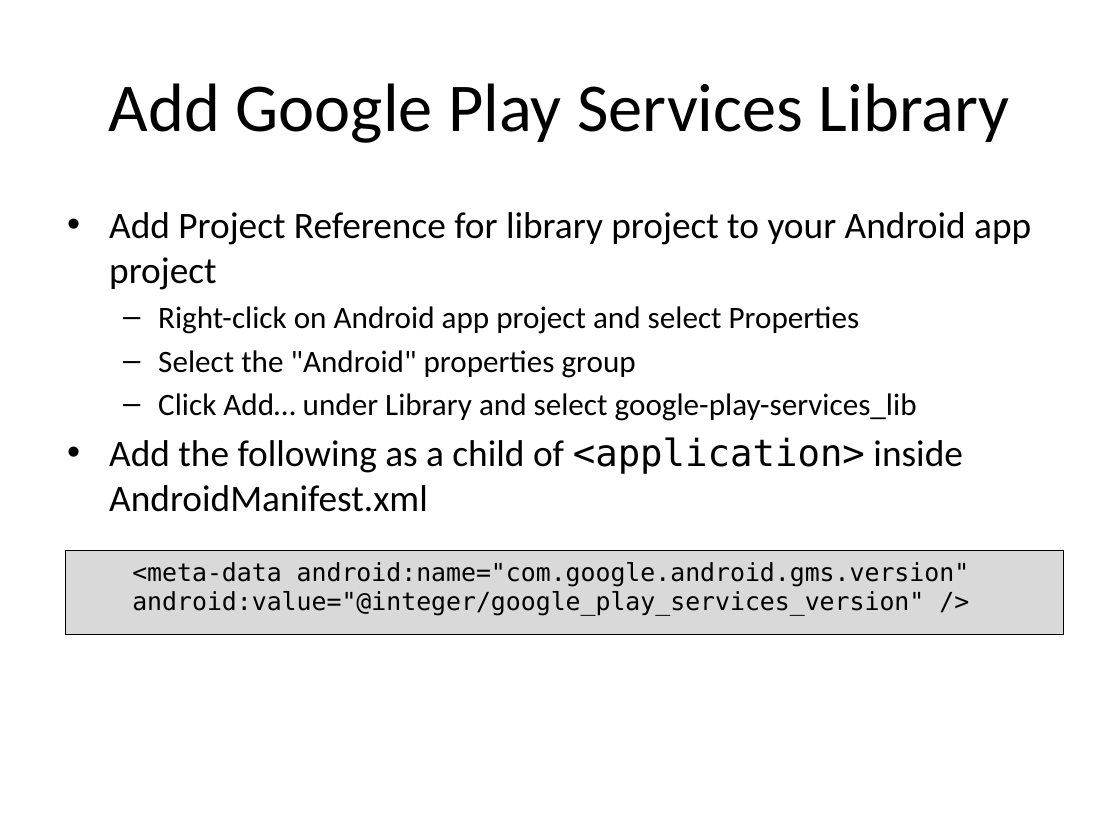
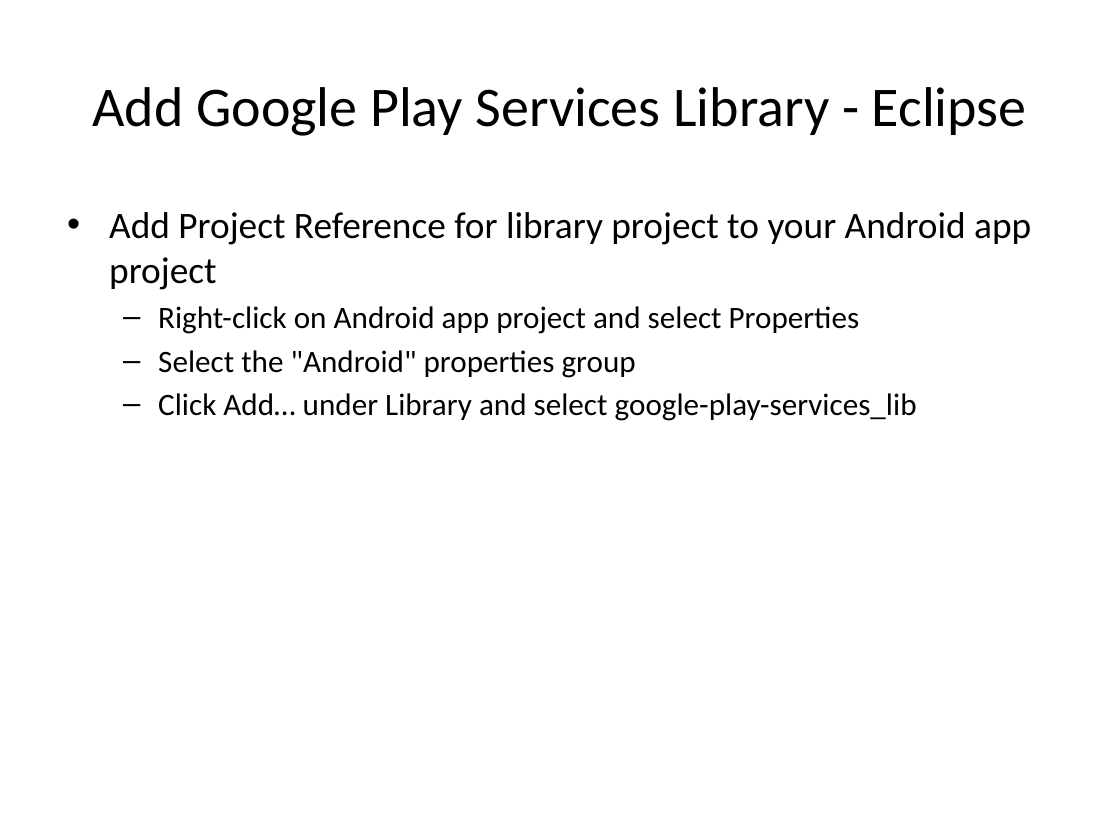
Before and after one commit to LeadingEDJE/MobilePushNotification, a slide deck: slide 10 of Implementing Push Notification in Android.pptx. Drawn at 1120x840 pixels with LibreOffice and Linux fonts; fonts in the diff are those of the drawing; background and template pictures are left out. Boxes give left, top, right and bottom in pixels: in the first picture for what was removed or moved away, otherwise in the second. Text is boxed around its words. In the diff, an @@ line names an element or a change of style, - is before the commit and + after.

```diff
--- a/Implementing Push Notification in Android.pptx
+++ b/Implementing Push Notification in Android.pptx
@@ title at (93, 87, 1027, 136): text changed; size 44 to 36 pt @@
-Add Google Play Services Library
+Add Google Play Services Library - Eclipse
@@ text at (109, 437, 962, 512): paragraph removed @@
-• Add the following as a child of <application> inside AndroidManifest.xml
@@ rectangle removed at (65, 551, 1064, 635) @@
-  <meta-data android:name="com.google.android.gms.version" android:value="@integer/google_play_services_version" />
```
Also in this commit, not shown: 7 other slides changed.
